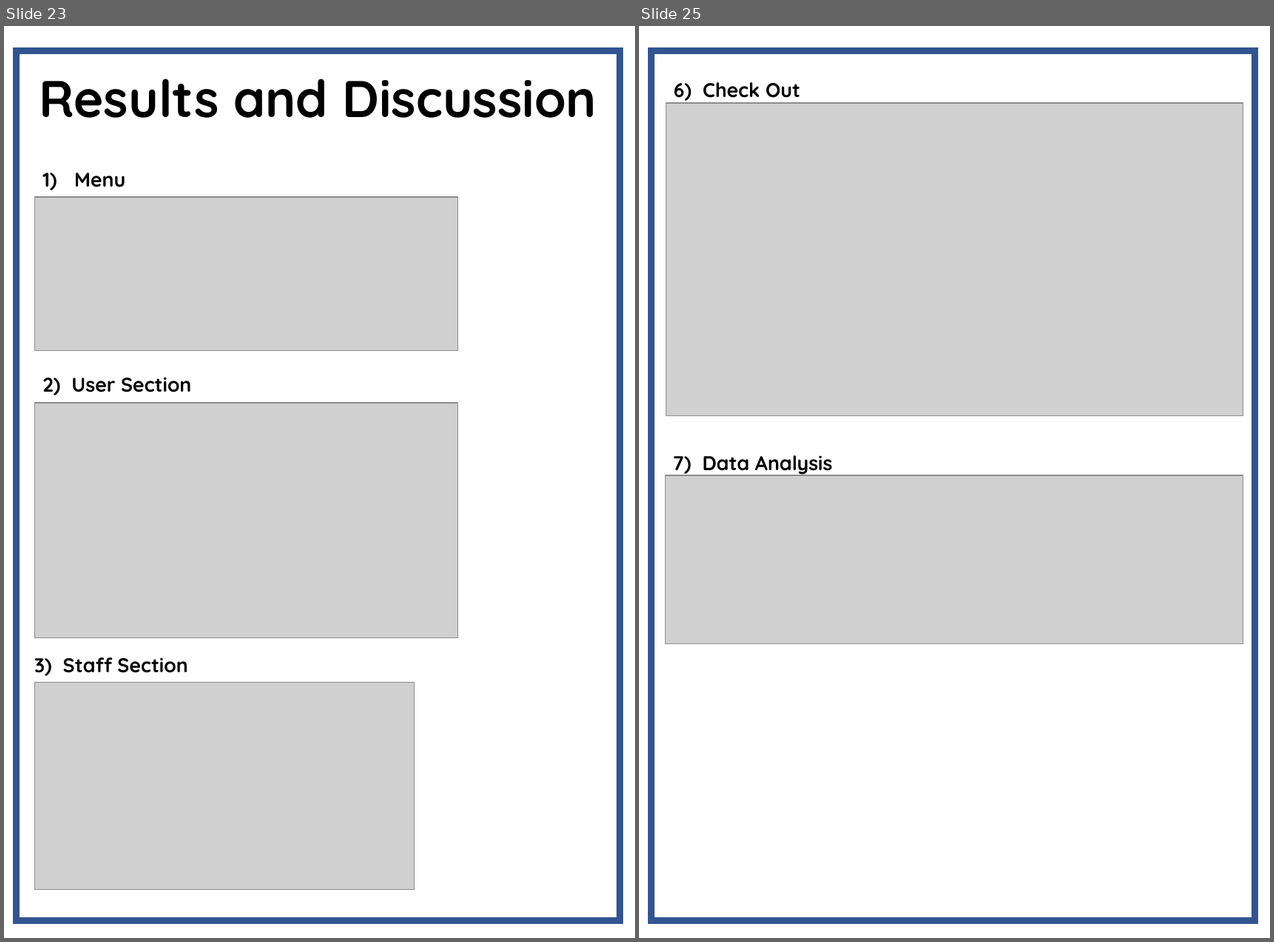
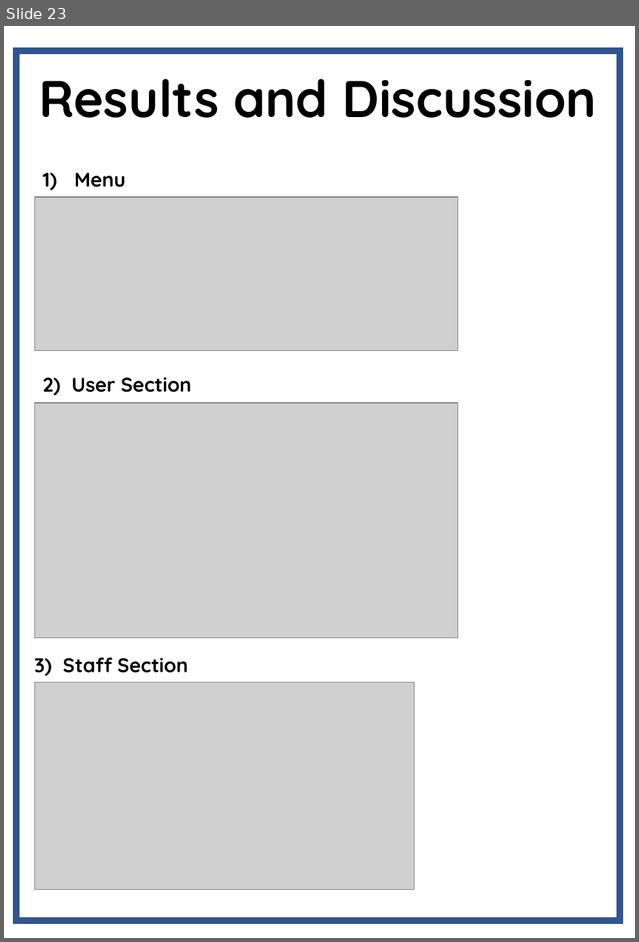
Before and after one commit to Agentgilspy/Hotel, a slide deck: Computer Project.pptx. Shown side by side, each under a label of ours: slides 23 and 25 before the commit, slide 23 after it; the slides between them are not shown. The pictures are 1274x942 and 639x942 pixels, drawn with LibreOffice and Linux fonts; fonts in the diff are those of the drawing; grey boxes stand for pictures. Boxes give left, top, right and bottom in pixels: in the first picture for what was removed or moved away, otherwise in the second. Text is boxed around its words. In the diff, an @@ line names an element or a change of style, - is before the commit and + after.

```diff
--- a/Computer Project.pptx
+++ b/Computer Project.pptx
@@ slide 25 removed at (639, 26, 1270, 938), background #FFFFFF @@
@@ rectangle removed at (652, 50, 1255, 920) @@
@@ text removed at (674, 82, 800, 103) @@
-6) Check Out
@@ picture removed at (666, 102, 1242, 414) @@
@@ text removed at (673, 455, 833, 476) @@
-7) Data Analysis
@@ picture removed at (665, 475, 1242, 644) @@
```
Also in this commit, not shown: 9 slides changed, 2 slides added, 2 other slides removed.
